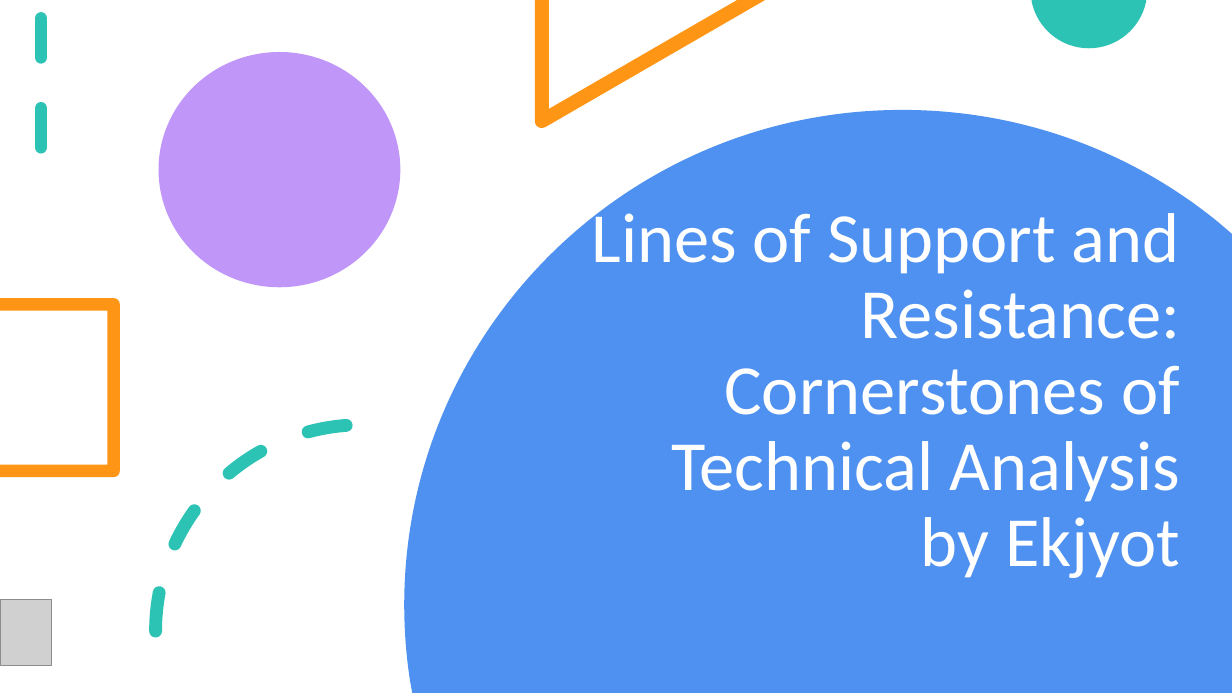
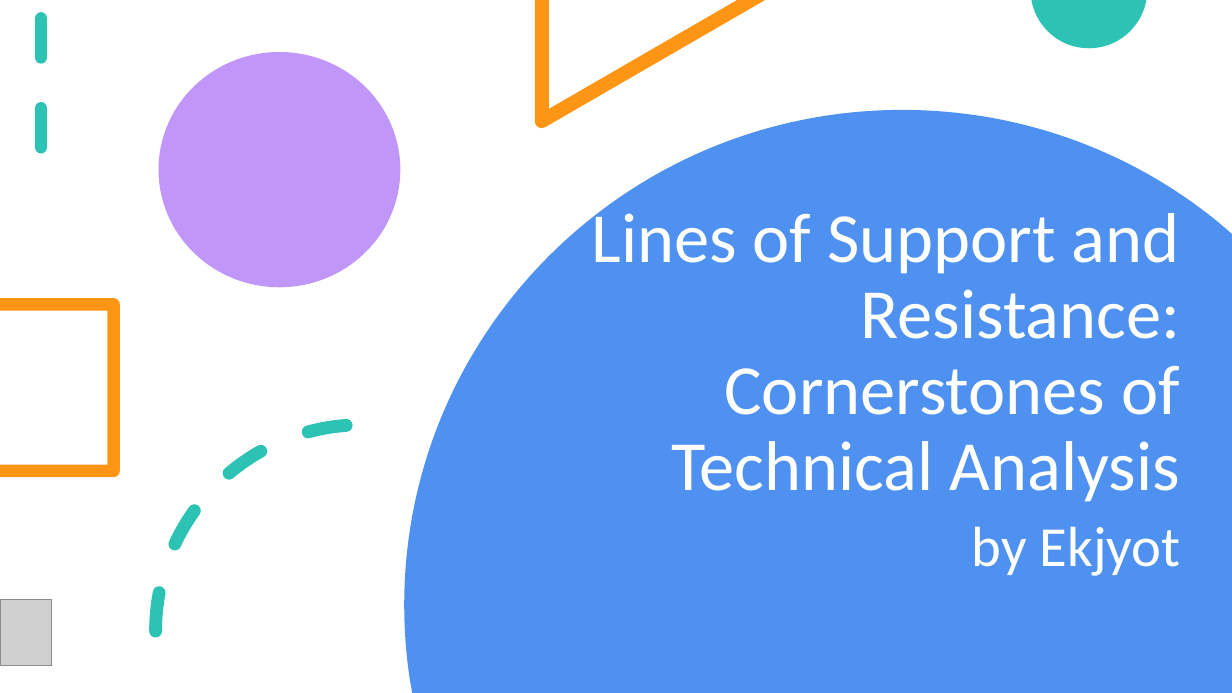
Before and after one commit to bill-leang/stock_price_visualization, a slide deck: slide 18 of slidedecks/Project3_Group1_Combined_SlideDeck.pptx (slide 13 before the commit). Drawn at 1232x693 pixels with LibreOffice and Linux fonts; fonts in the diff are those of the drawing; grey boxes stand for pictures. Boxes give left, top, right and bottom in pixels: in the first picture for what was removed or moved away, otherwise in the second. Text is boxed around its words. In the diff, an @@ line names an element or a change of style, - is before the commit and + after.

```diff
--- a/slidedecks/Project3_Group1_Combined_SlideDeck.pptx
+++ b/slidedecks/Project3_Group1_Combined_SlideDeck.pptx
@@ title "Lines of Support and Resistance: ..." at (592,203,1181,576): size 54.9 to 44.1 pt in "by Ekjyot" @@
```
Also in this commit, not shown: 1 other slide changed, 5 slides added.
